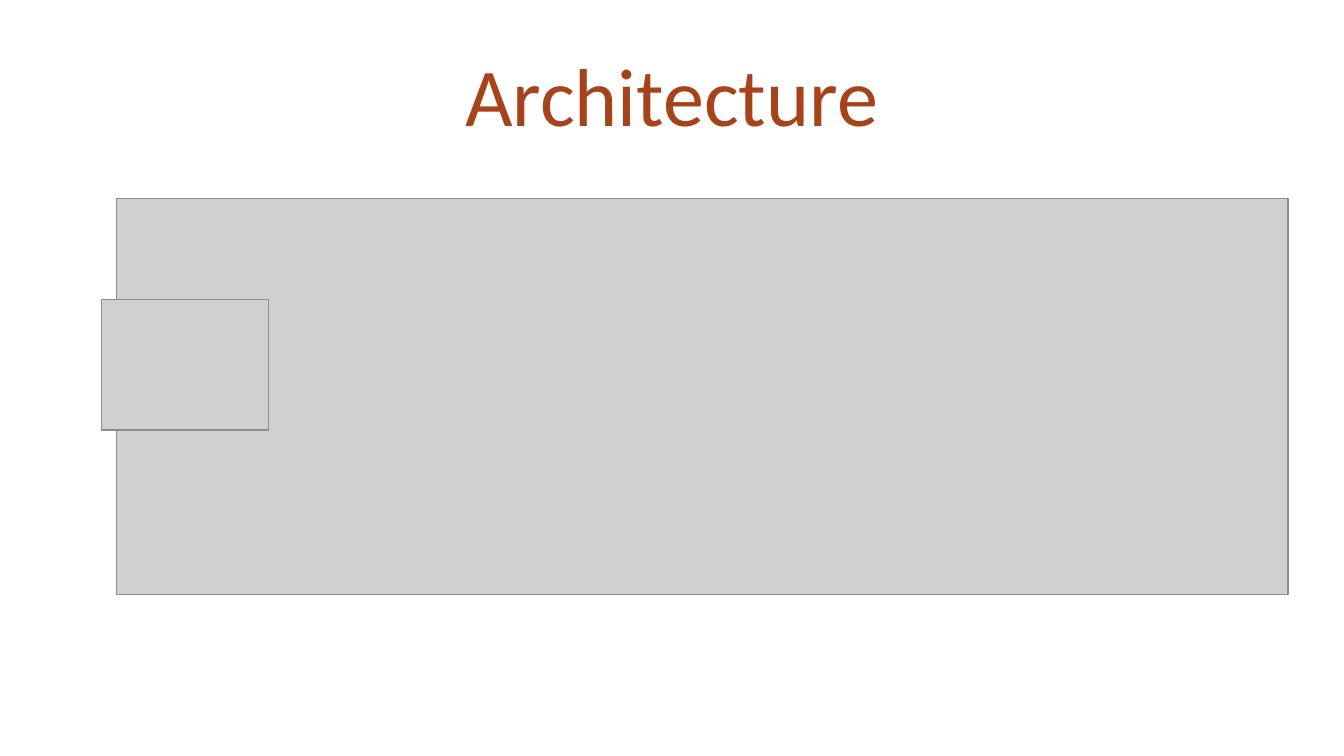
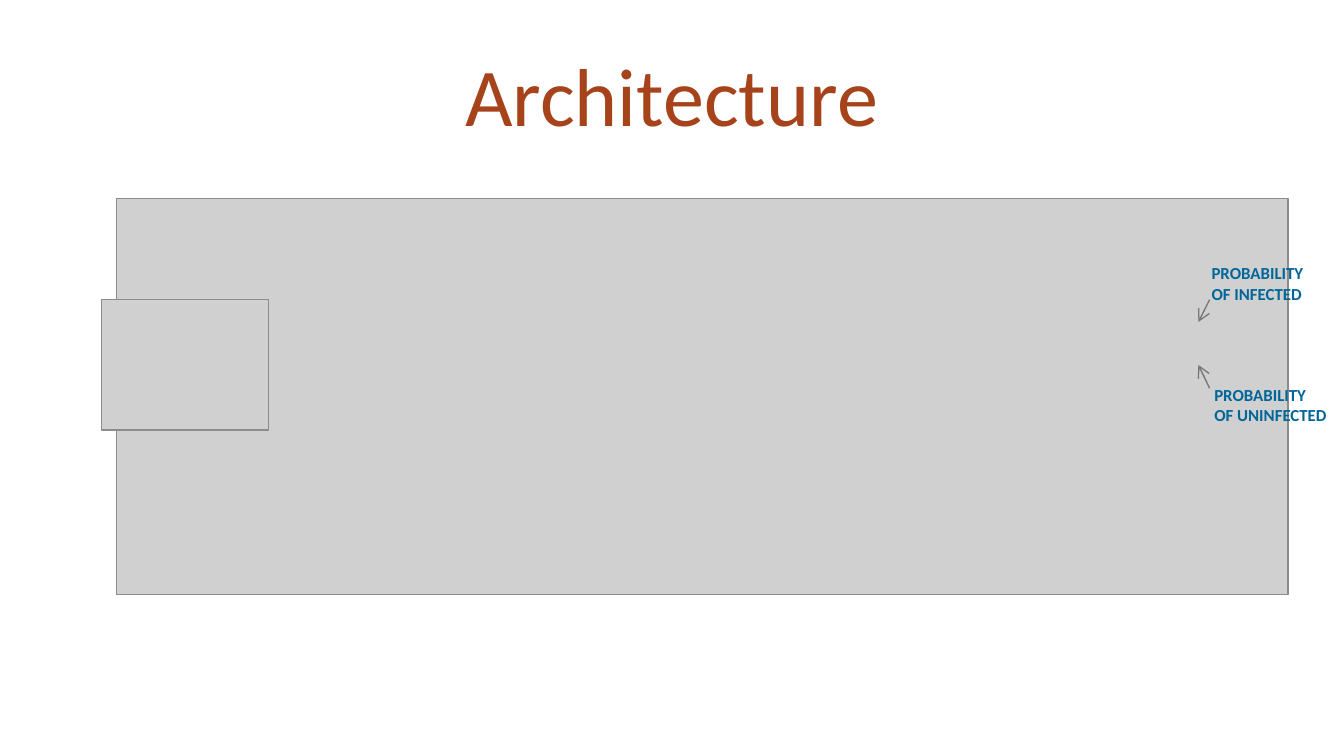
Before and after one commit to vaibhagarwal/Projects, a slide deck: slide 7 of Image_Classifcation_keras/Malaria_prediction_Presentation.pptx. Drawn at 1344x756 pixels with LibreOffice and Linux fonts; fonts in the diff are those of the drawing; grey boxes stand for pictures. Boxes give left, top, right and bottom in pixels: in the first picture for what was removed or moved away, otherwise in the second. Text is boxed around its words. In the diff, an @@ line names an element or a change of style, - is before the commit and + after.

```diff
--- a/Image_Classifcation_keras/Malaria_prediction_Presentation.pptx
+++ b/Image_Classifcation_keras/Malaria_prediction_Presentation.pptx
@@ text added at [1212,266,1304,305], 9 pt, text #006699, bold @@
+PROBABILITY
+OF INFECTED
@@ arrow added from (1210, 300) to (1199, 323), #777777 0.75 pt @@
@@ arrow added from (1210, 388) to (1199, 366), #777777 0.75 pt @@
@@ text added at [1214,387,1326,427], 9 pt, text #006699, bold @@
+PROBABILITY
+OF UNINFECTED
```
Also in this commit, not shown: 8 other slides changed, 1 slide added, 1 slide removed, 1 other file.
